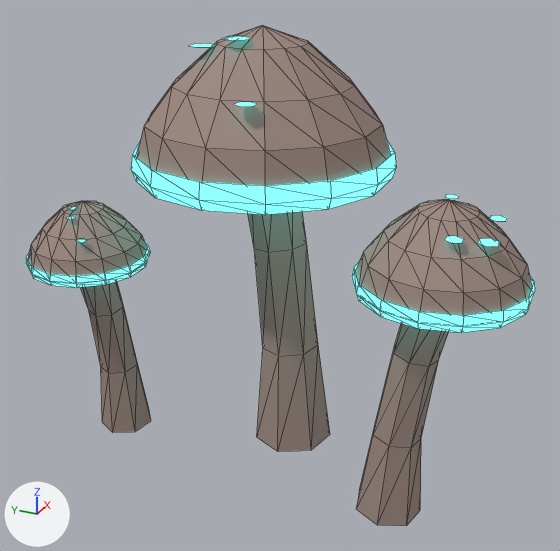
The Blender file assets/models/glowing_mushroom/blender/cap_v01.blend: old version first, new version second.
The view is the same before and after, from a 50 mm lens placed at (-2.93, -1.25, 2.3), pointed at (-0.05, 0.05, 0.86). The lights are fixed; the arrows at lower left show +X, +Y and +Z. The first picture is the older version. Mesh edges are drawn as thin lines.

In view in the first picture: 'mushroom_cap_flesh_nocol', 'mushroom_cap_glow_nocol'.
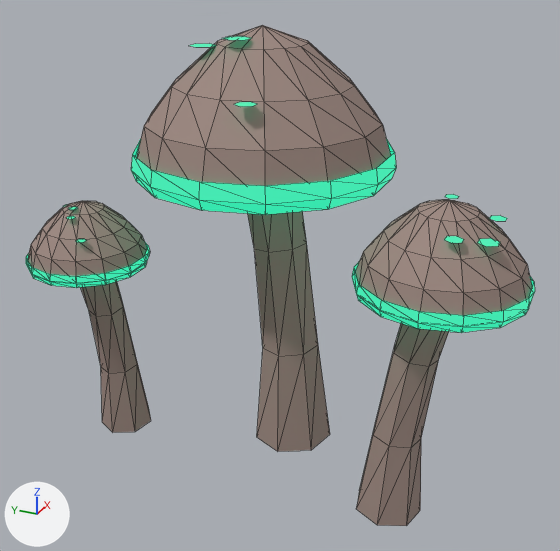
Diff of the bpy script that builds the scene:
```diff
--- a/assets/models/glowing_mushroom/blender/cap_v01.blend.py
+++ b/assets/models/glowing_mushroom/blender/cap_v01.blend.py
@@ mat_mushroomglow_cap_v01 @@
 mat_mushroomglow_cap_v01.roughness = 0.62
-mat_mushroomglow_cap_v01.emission_color = (0.168, 1.0, 0.905)  # cyan #72fff4
-mat_mushroomglow_cap_v01.emission_strength = 1.428
+mat_mushroomglow_cap_v01.emission_color = (0.0152, 0.761, 0.396)  # green #21e2a9
+mat_mushroomglow_cap_v01.emission_strength = 1.0
```

Boxes [x1, y1, x2, y2] around the edits, measured in the pictures (560 x 551 px):
'mushroom_cap_glow_nocol', recoloured, surface changed: [26, 36, 535, 333] in both
